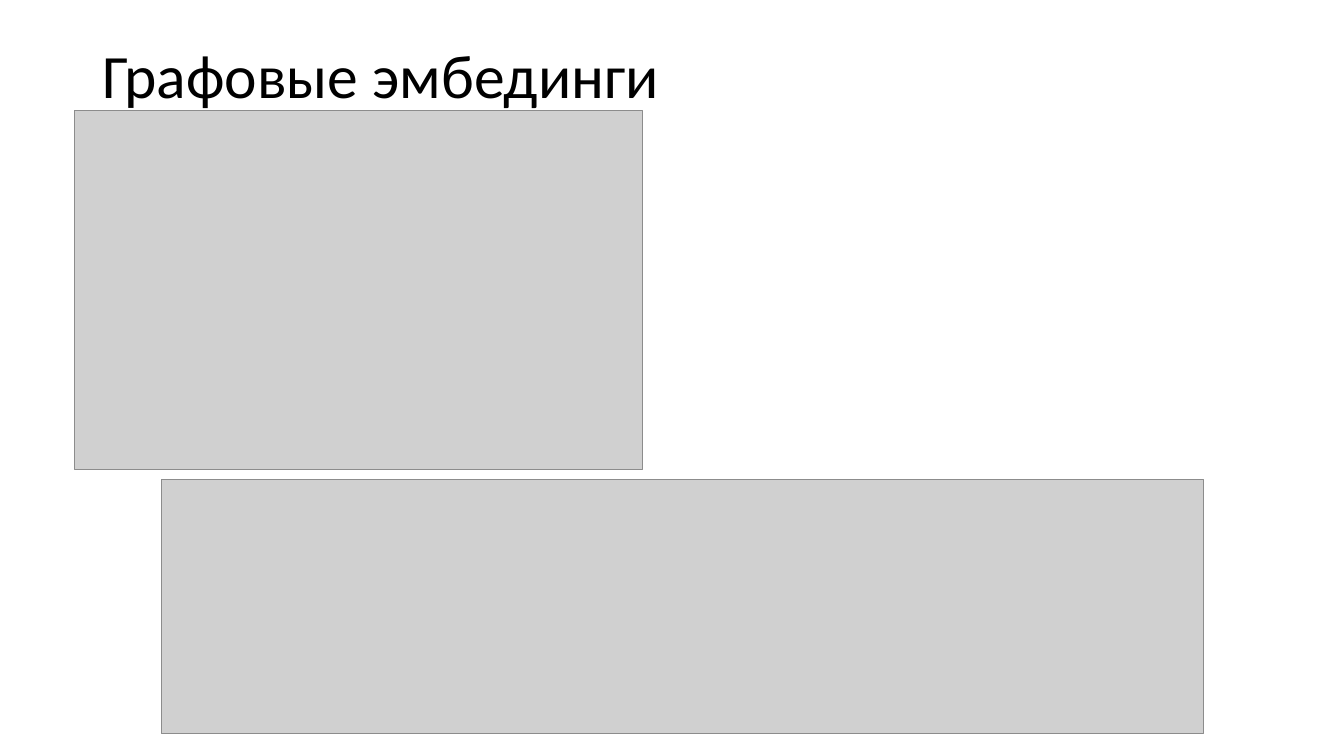
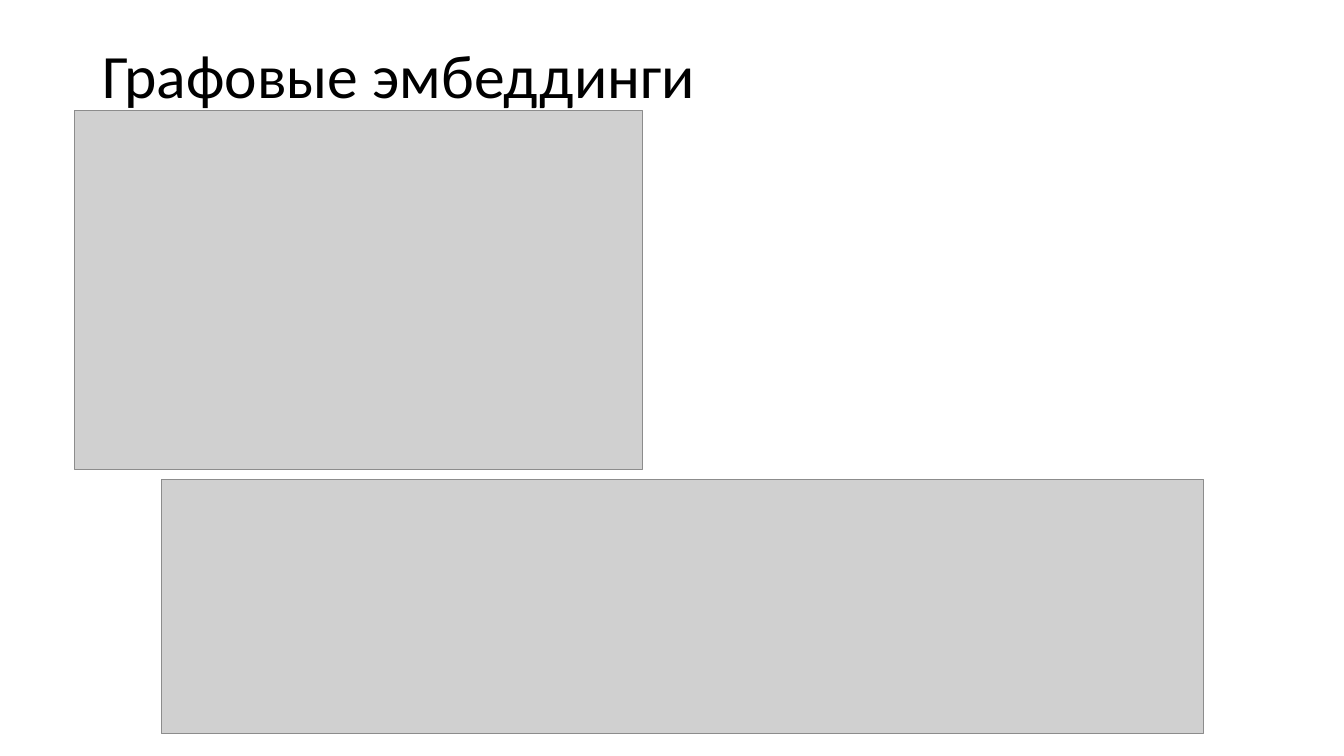
Before and after one commit to Ko4eBHuK/Ontologies-and-Representation-of-Knowledge, a slide deck: slide 13 of presentation.pptx. Drawn at 1344x756 pixels with LibreOffice and Linux fonts; fonts in the diff are those of the drawing; grey boxes stand for pictures. Boxes give left, top, right and bottom in pixels: in the first picture for what was removed or moved away, otherwise in the second. Text is boxed around its words. In the diff, an @@ line names an element or a change of style, - is before the commit and + after.

Commit message:
Fixes

```diff
--- a/presentation.pptx
+++ b/presentation.pptx
@@ title at [102, 56, 694, 113]: text changed @@
-Графовые эмбединги
+Графовые эмбеддинги
```
